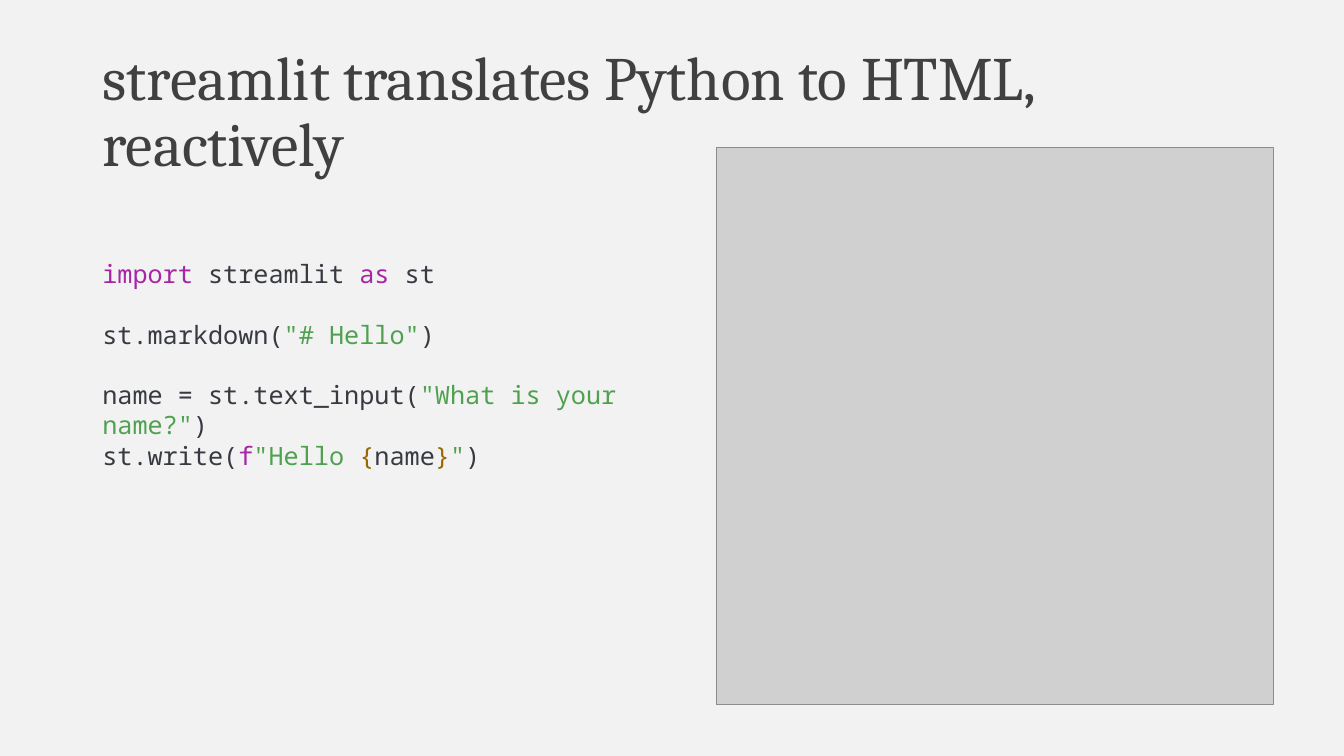
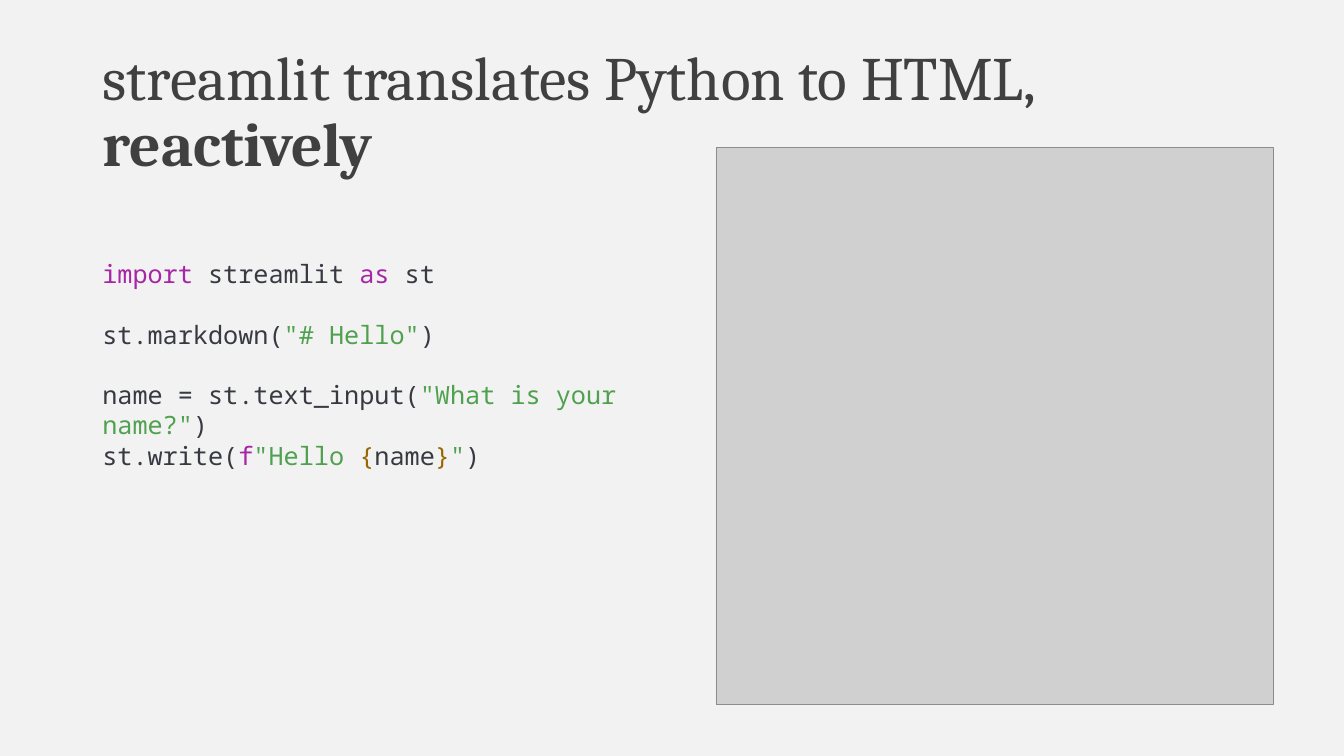
Before and after one commit to falconair/ProgrammingForAnalytics, a slide deck: slide 48 of lectures/075_web_services/The web, under the hood.pptx. Drawn at 1344x756 pixels with LibreOffice and Linux fonts; fonts in the diff are those of the drawing; grey boxes stand for pictures. Boxes give left, top, right and bottom in pixels: in the first picture for what was removed or moved away, otherwise in the second. Text is boxed around its words. In the diff, an @@ line names an element or a change of style, - is before the commit and + after.

```diff
--- a/lectures/075_web_services/The web, under the hood.pptx
+++ b/lectures/075_web_services/The web, under the hood.pptx
@@ title "streamlit translates Python to HTML, ..." at (102, 57, 1036, 180): bold on in "reactively" @@
```
Also in this commit, not shown: 2 other slides changed, 1 slide added, 1 slide removed, 14 other files.
